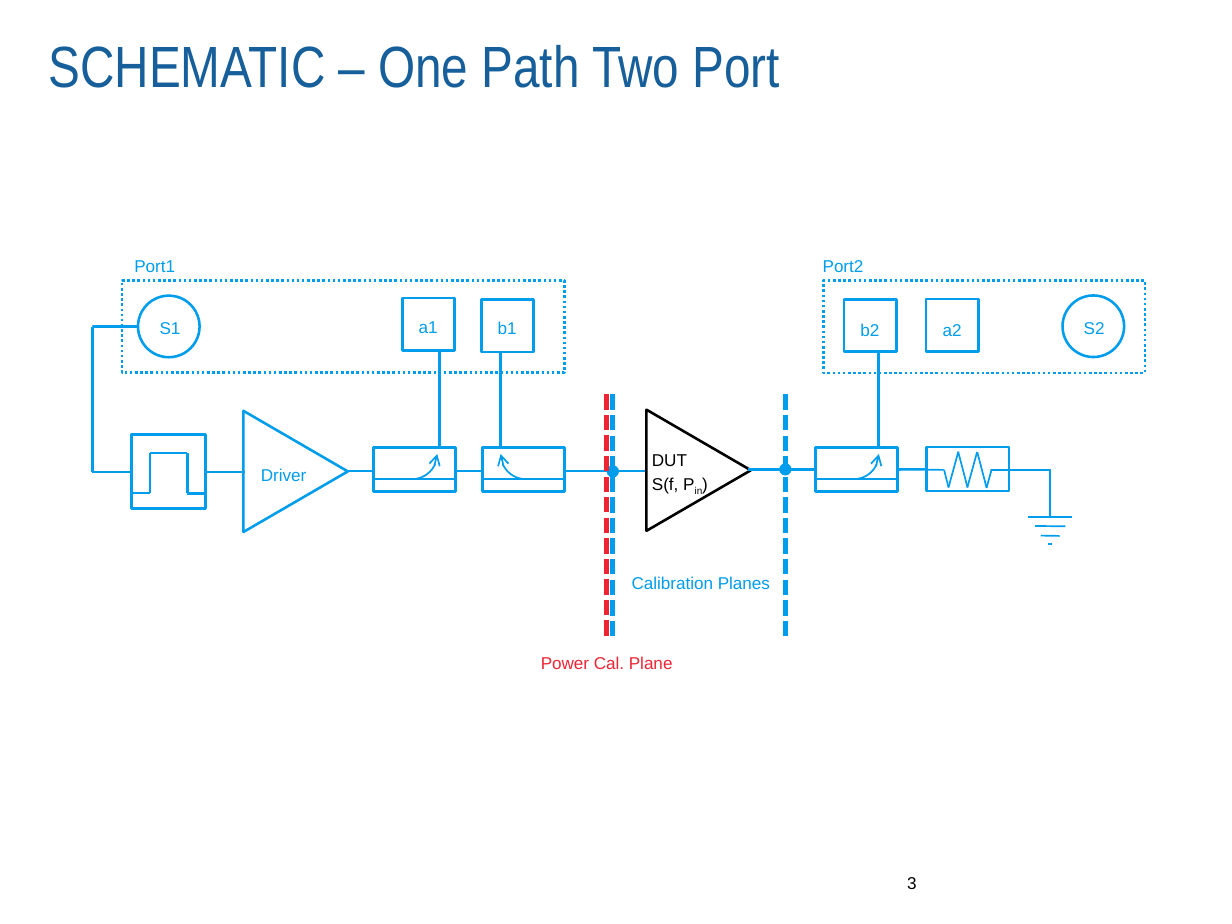
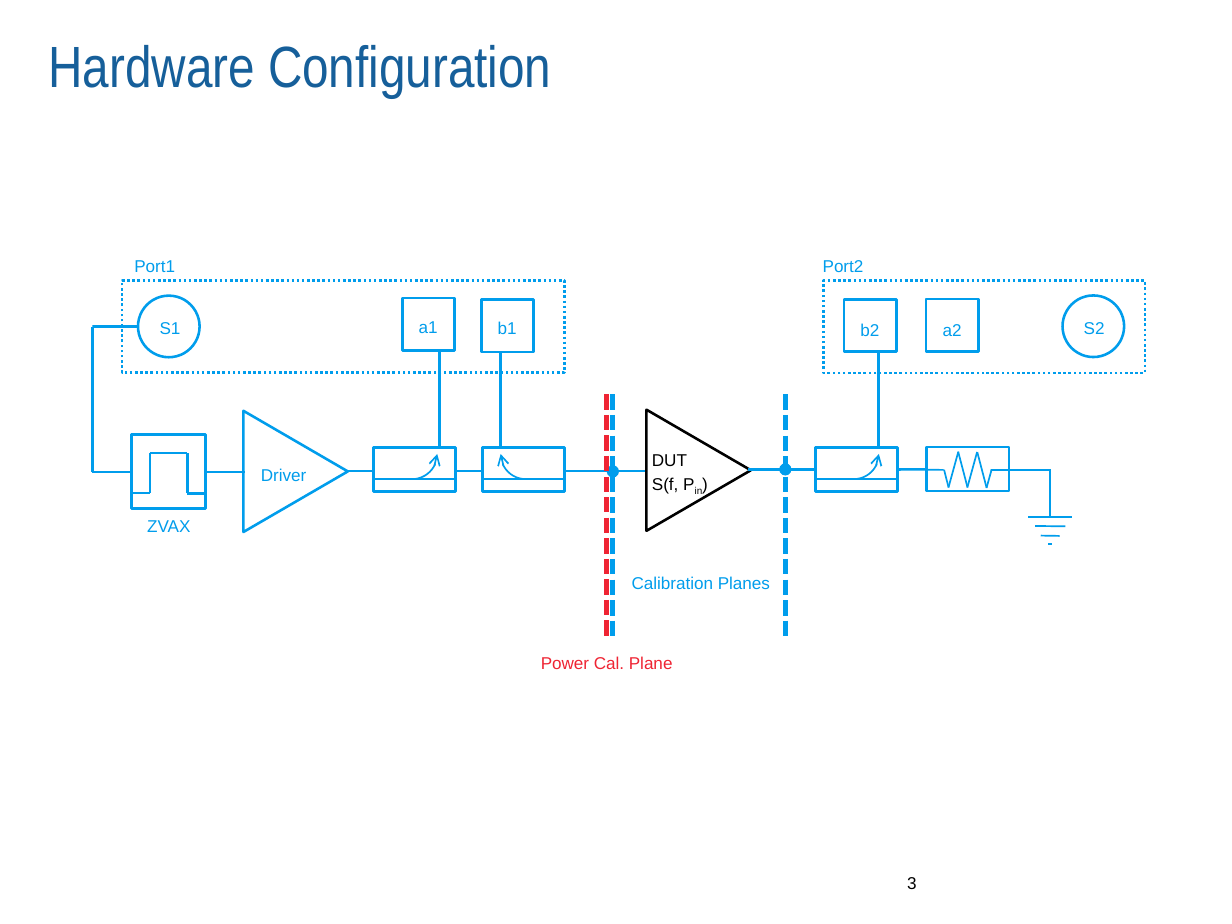
Before and after one commit to Terrabits/PACompressionTest, a slide deck: slide 3 of Documentation/User manual/MACOM RI Pulsed RF Application Note.pptx. Drawn at 1232x924 pixels with LibreOffice and Linux fonts; fonts in the diff are those of the drawing; background and template pictures are left out. Boxes give left, top, right and bottom in pixels: in the first picture for what was removed or moved away, otherwise in the second. Text is boxed around its words. In the diff, an @@ line names an element or a change of style, - is before the commit and + after.

```diff
--- a/Documentation/User manual/MACOM RI Pulsed RF Application Note.pptx
+++ b/Documentation/User manual/MACOM RI Pulsed RF Application Note.pptx
@@ title at <box>49,45,551,98</box>: text changed @@
-SCHEMATIC – One Path Two Port
+Hardware Configuration
@@ text added at <box>147,520,190,532</box>, 10 pt, text #009DEC @@
+ZVAX
```
Also in this commit, not shown: 2 other slides changed, 17 slides added, 1 slide removed, 9 other files.
